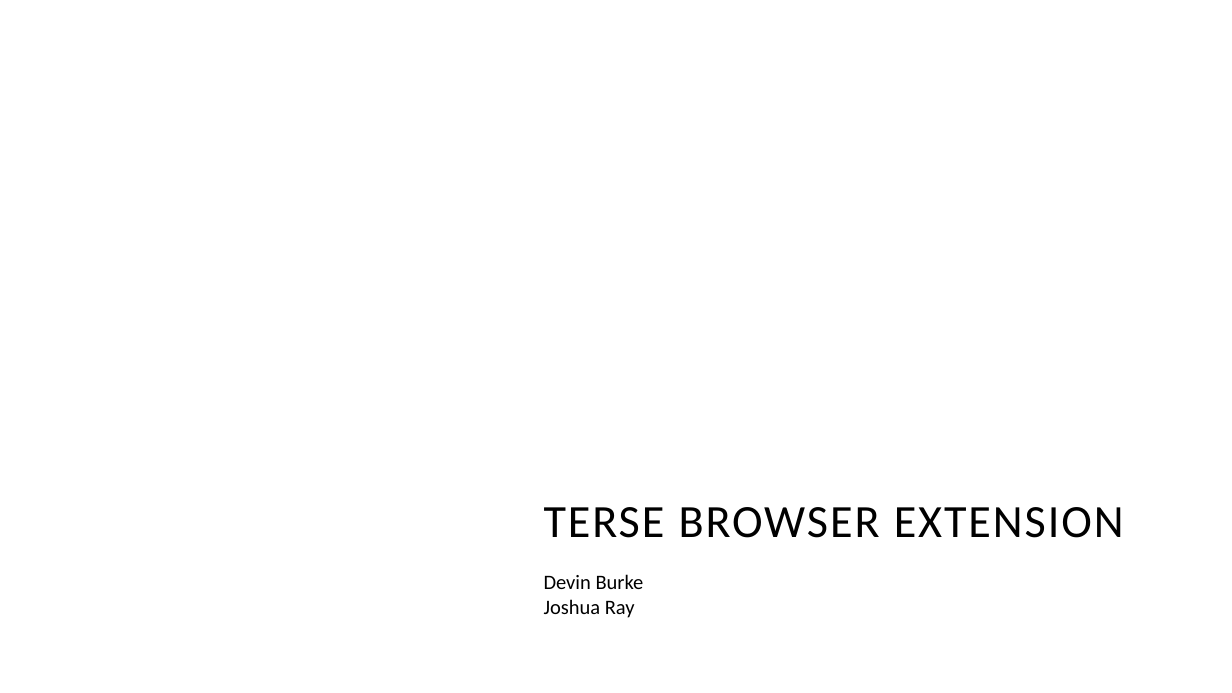
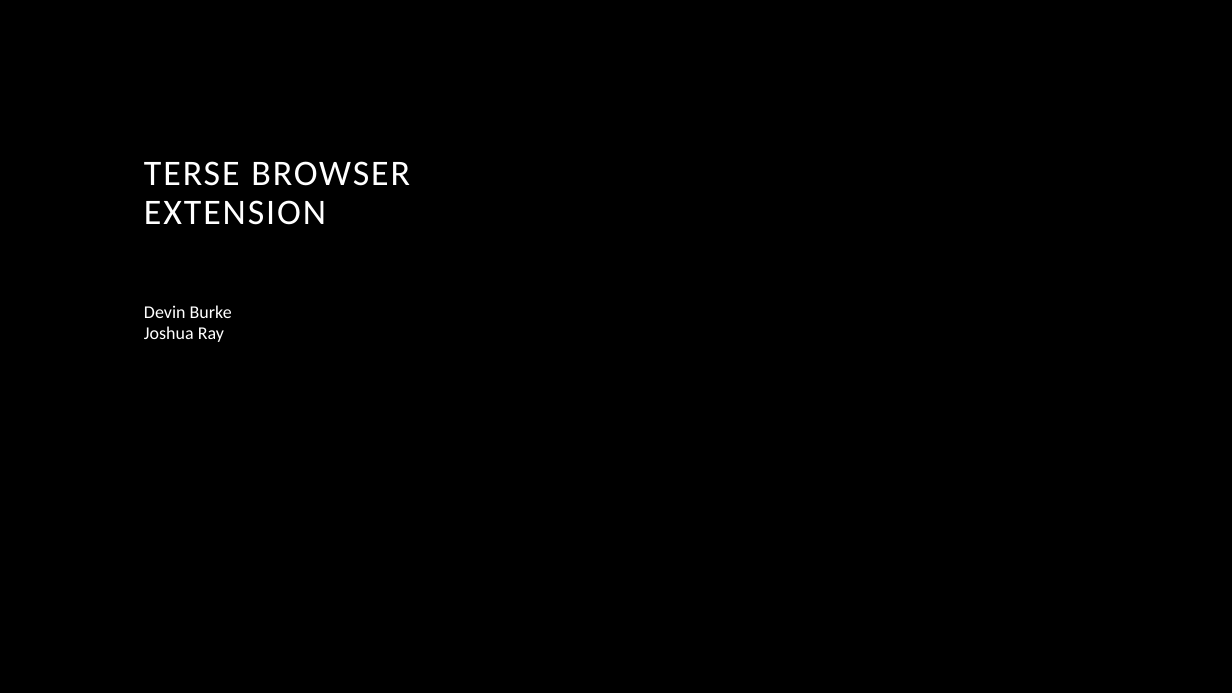
Before and after one commit to devinsburke/CourseProject, a slide deck: slide 1 of Presentation.pptx. Drawn at 1232x693 pixels with LibreOffice and Linux fonts; fonts in the diff are those of the drawing; background and template pictures are left out. Boxes give left, top, right and bottom in pixels: in the first picture for what was removed or moved away, otherwise in the second. Text is boxed around its words. In the diff, an @@ line names an element or a change of style, - is before the commit and + after.

```diff
--- a/Presentation.pptx
+++ b/Presentation.pptx
@@ background #FFFFFF to #000000 @@
@@ title "TERSE BROWSER EXTENSION": place and size @@
-title "TERSE BROWSER EXTENSION" at (544, 507, 1124, 538)
+title "TERSE BROWSER EXTENSION" at (144, 161, 410, 225)
@@ title "TERSE BROWSER EXTENSION" at (144, 161, 410, 225): size 36 to 28 pt, text colour #000000 to #FFFFFF @@
@@ text "Devin Burke": place and size @@
-text "Devin Burke" at (544, 574, 644, 618)
+text "Devin Burke" at (144, 305, 232, 342)
@@ text "Devin Burke" at (144, 305, 232, 342): size 16 to 14 pt, text colour #000000 to #FFFFFF @@
```
Also in this commit, not shown: 5 other slides changed, 1 slide added, 2 slides removed.
